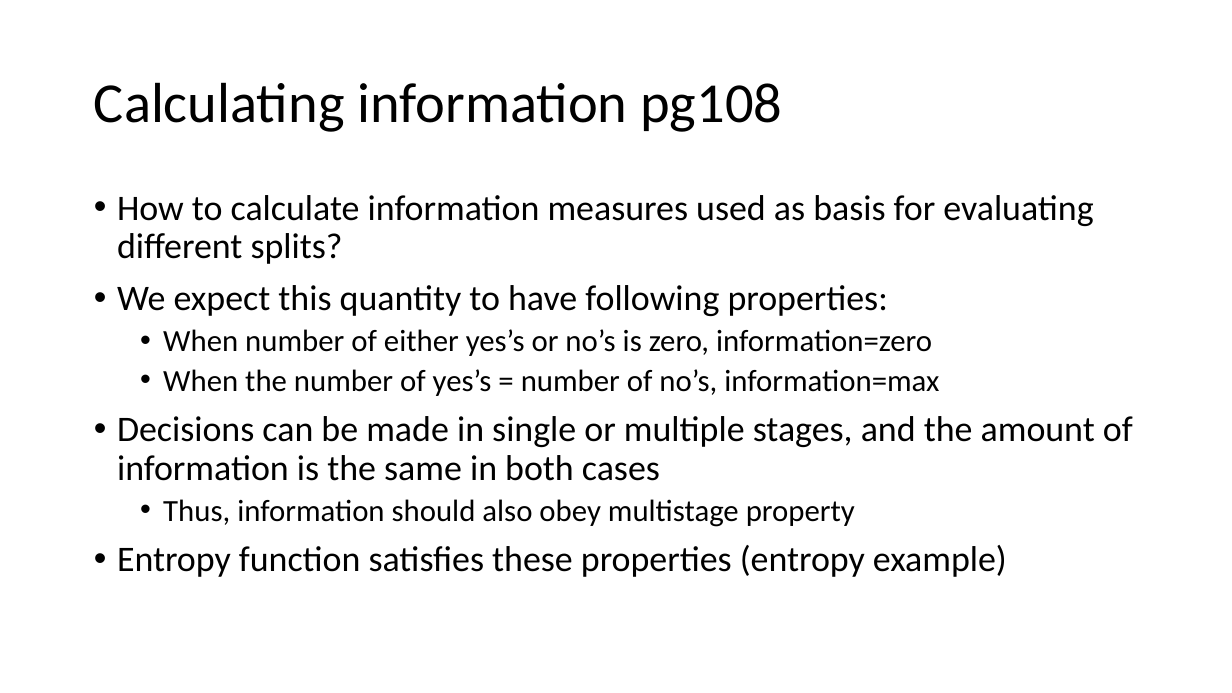
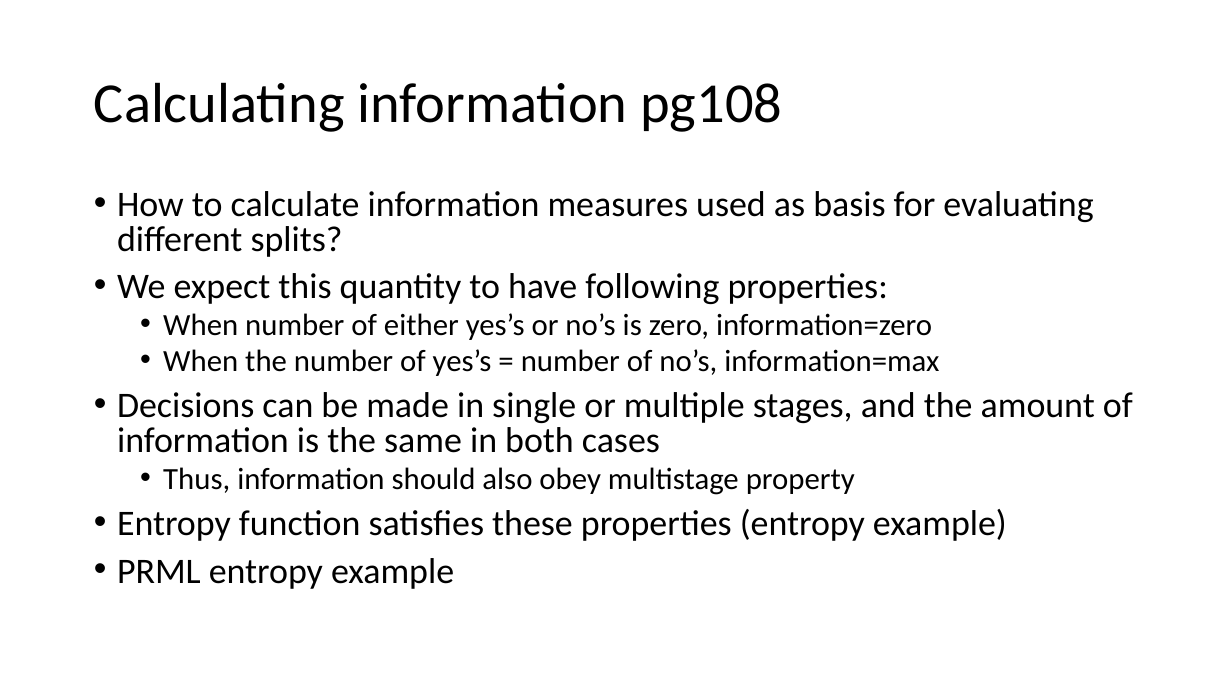
Before and after one commit to russellu/cs405, a slide deck: slide 11 of Lecture_Algorithms.pptx. Drawn at 1232x693 pixels with LibreOffice and Linux fonts; fonts in the diff are those of the drawing. Boxes give left, top, right and bottom in pixels: in the first picture for what was removed or moved away, otherwise in the second. Text is boxed around its words. In the diff, an @@ line names an element or a change of style, - is before the commit and + after.

```diff
--- a/Lecture_Algorithms.pptx
+++ b/Lecture_Algorithms.pptx
@@ text at (117,191,1133,541): line spacing 0.9 to 0.8 @@
@@ text at (117,558,454,589): paragraph added @@
+• PRML entropy example
```
Also in this commit, not shown: 1 other slide changed, 17 slides added.
